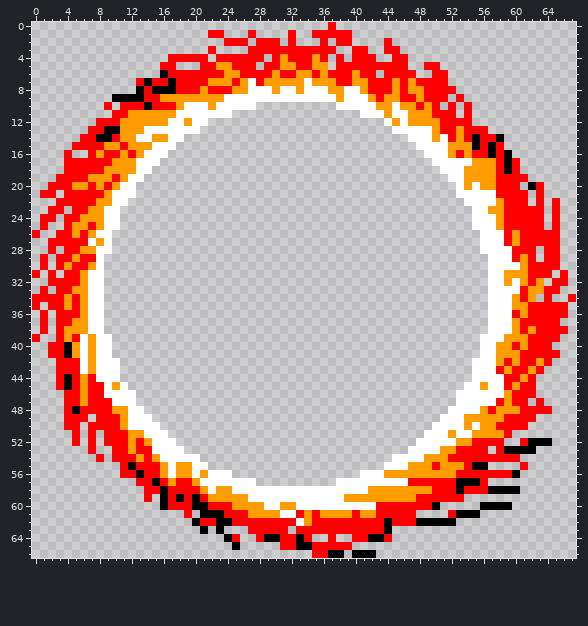
One commit to this sprite sheet: Unity/Assets/sprites/firewall.png. That is the earlier state.
The file is 68x67 pixels. Pixels under 10% opacity are left out.
Once edited:
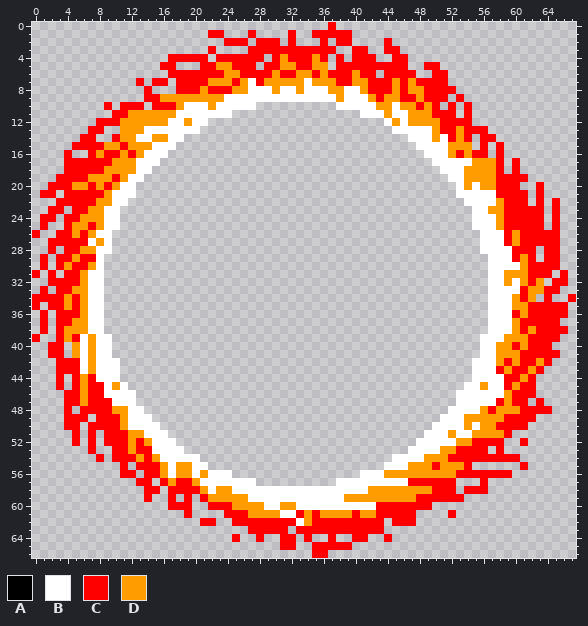
Palette (. is transparent): A #000000  B #ffffff  C #ff0000  D #ff9c00
The edit:
{"y":6,"x":16,"old":"A","new":"."}
{"y":7,"x":14,"old":"A","new":"."}
{"y":7,"x":17,"old":"A","new":"."}
{"y":8,"x":13,"old":"A","new":"."}
{"y":8,"x":15,"old":"AAA","new":"..."}
{"y":9,"x":10,"old":"AAAA","new":"...."}
{"y":10,"x":14,"old":"A","new":"."}
{"y":13,"x":9,"old":"AA","new":".."}
{"y":14,"x":8,"old":"AA","new":".."}
{"y":14,"x":55,"old":"A","new":"."}
{"y":14,"x":58,"old":"A","new":"."}
{"y":15,"x":55,"old":"A","new":"."}
{"y":15,"x":57,"old":"A","new":"."}
{"y":16,"x":57,"old":"A","new":"."}
{"y":16,"x":59,"old":"A","new":"."}
{"y":17,"x":59,"old":"A","new":"."}
{"y":18,"x":59,"old":"A","new":"."}
{"y":20,"x":62,"old":"A","new":"."}
{"y":40,"x":4,"old":"A","new":"."}
{"y":41,"x":4,"old":"A","new":"."}
{"y":44,"x":4,"old":"A","new":"."}
{"y":45,"x":4,"old":"A","new":"."}
{"y":48,"x":5,"old":"A","new":"."}
{"y":52,"x":62,"old":"AAA","new":"..."}
{"y":53,"x":59,"old":"AAAA","new":"...."}
{"y":55,"x":12,"old":"A","new":"."}
{"y":55,"x":55,"old":"AA","new":".."}
{"y":56,"x":13,"old":"A","new":"."}
{"y":56,"x":60,"old":"A","new":"."}
{"y":57,"x":15,"old":"A","new":"."}
{"y":57,"x":53,"old":"AAA","new":"..."}
{"y":58,"x":16,"old":"A","new":"."}
{"y":58,"x":53,"old":"A","new":"."}
{"y":58,"x":57,"old":"AAAA","new":"...."}
{"y":59,"x":16,"old":"A","new":"."}
{"y":59,"x":18,"old":"A","new":"."}
{"y":59,"x":20,"old":"A","new":"."}
{"y":60,"x":16,"old":"A","new":"."}
{"y":60,"x":20,"old":"AA","new":".."}
{"y":60,"x":50,"old":"A","new":"."}
{"y":60,"x":56,"old":"AAAA","new":"...."}
{"y":61,"x":21,"old":"AAA","new":"..."}
{"y":61,"x":53,"old":"AAA","new":"..."}
{"y":62,"x":20,"old":"A","new":"."}
{"y":62,"x":23,"old":"AA","new":".."}
{"y":62,"x":44,"old":"A","new":"."}
{"y":62,"x":48,"old":"AAAAA","new":"....."}
{"y":63,"x":21,"old":"A","new":"."}
{"y":63,"x":23,"old":"A","new":"."}
{"y":63,"x":44,"old":"A","new":"."}
{"y":64,"x":24,"old":"A","new":"."}
{"y":64,"x":29,"old":"AA","new":".."}
{"y":64,"x":33,"old":"A","new":"."}
{"y":64,"x":42,"old":"AA","new":".."}
{"y":65,"x":25,"old":"A","new":"."}
{"y":65,"x":33,"old":"AA","new":".."}
{"y":66,"x":37,"old":"AA","new":".."}
{"y":66,"x":40,"old":"AAA","new":"..."}
{"label":"erased","picture_box":[96,70,176,142]}
{"label":"erased","picture_box":[472,134,536,190]}
{"label":"erased","picture_box":[64,342,80,414]}
{"label":"erased","picture_box":[416,438,552,526]}
{"label":"erased","picture_box":[128,462,392,558]}
